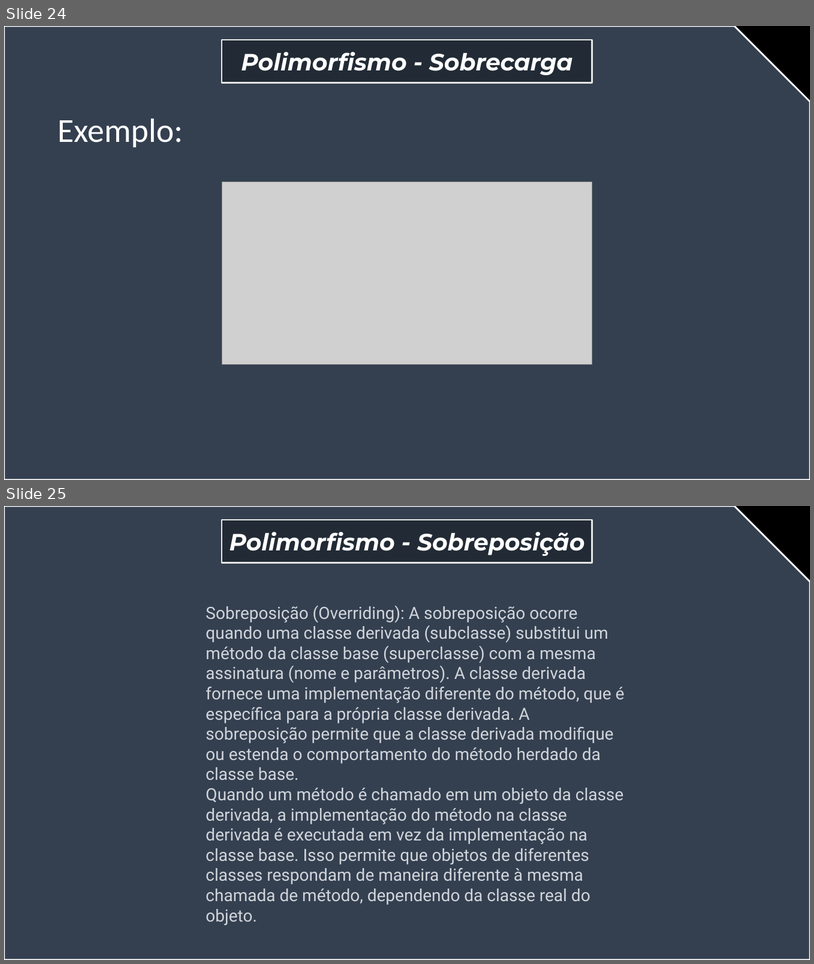
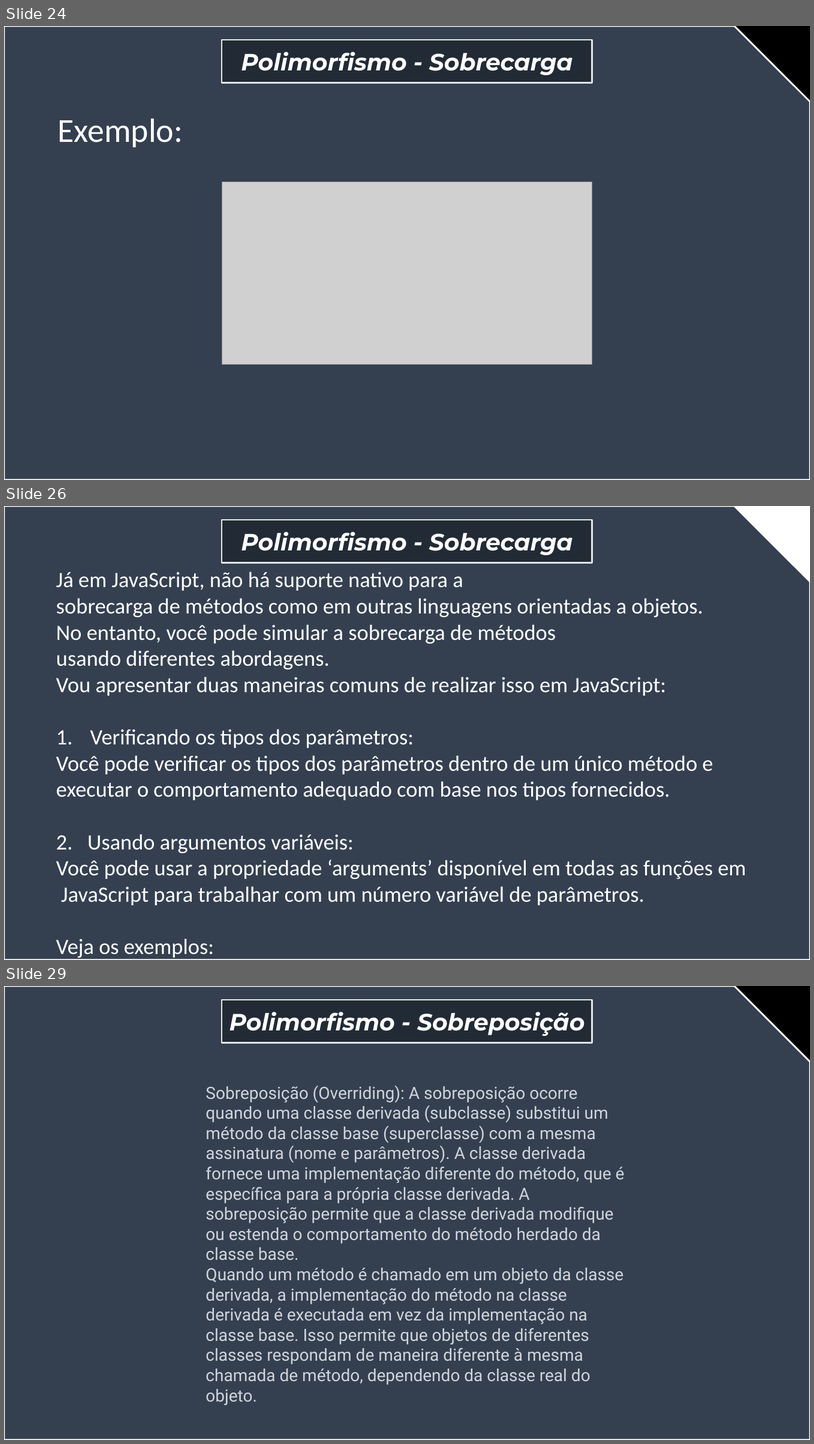
Before and after one commit to jorgevendramini/Aula_OOP, a slide deck: slide aula invertida atualizado(3).pptx. Shown one above the other, each under a label of ours: slides 24 and 25 before the commit, slides 24, 26 and 29 after it; the slides between them are not shown. The pictures are 814x964 and 814x1444 pixels, drawn with LibreOffice and Linux fonts; fonts in the diff are those of the drawing; grey boxes stand for pictures. Boxes give left, top, right and bottom in pixels: in the first picture for what was removed or moved away, otherwise in the second. Text is boxed around its words. In the diff, an @@ line names an element or a change of style, - is before the commit and + after.

```diff
--- a/slide aula invertida atualizado(3).pptx
+++ b/slide aula invertida atualizado(3).pptx
@@ slide 26 added at bbox=[4, 506, 810, 960], background #FFFFFF @@
@@ snip rect added at bbox=[4, 506, 810, 960], fill #344050, outline #FFFFFF 2 pt @@
@@ rectangle added at bbox=[222, 520, 593, 563], fill #222B35, outline #E7E6E6 2 pt, 28 pt, text #FFFFFF, bold, italic @@
+Polimorfismo - Sobrecarga
@@ text added at bbox=[56, 571, 713, 959], 26 pt, text #FFFFFF @@
+Já em JavaScript, não há suporte nativo para a
+sobrecarga de métodos como em outras linguagens orientadas a objetos.
+No entanto, você pode simular a sobrecarga de métodos
+usando diferentes abordagens.
+Vou apresentar duas maneiras comuns de realizar isso em JavaScript:
+1. Verificando os tipos dos parâmetros:
+Você pode verificar os tipos dos parâmetros dentro de um único método e
+executar o comportamento adequado com base nos tipos fornecidos.
+2. Usando argumentos variáveis:
+Você pode usar a propriedade ‘arguments’ disponível em todas as funções em
+JavaScript para trabalhar com um número variável de parâmetros.
+Veja os exemplos:
@@ what was slide 25 is now slide 29 @@
```
Also in this commit, not shown: 5 other slides added.
